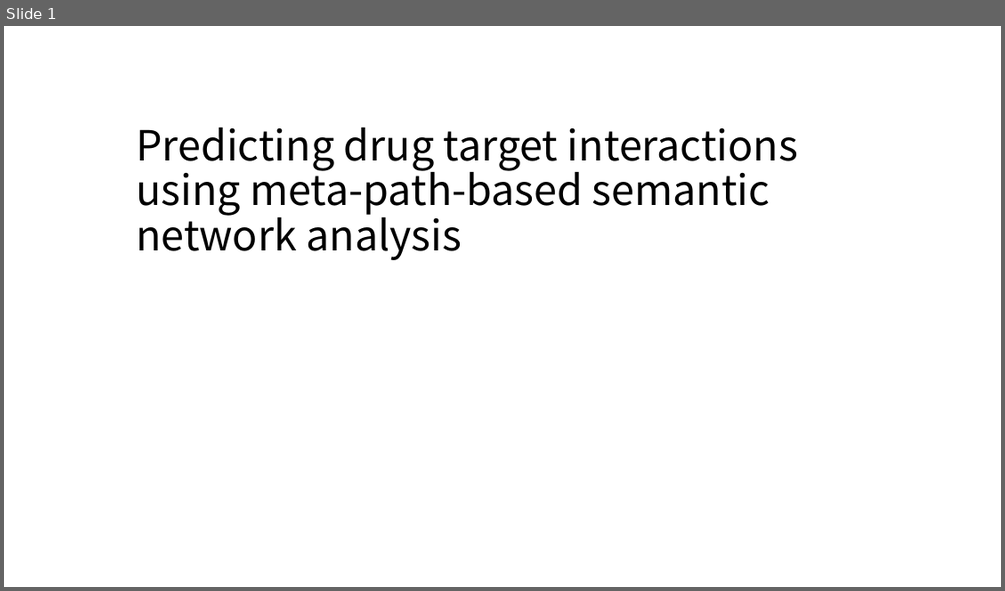
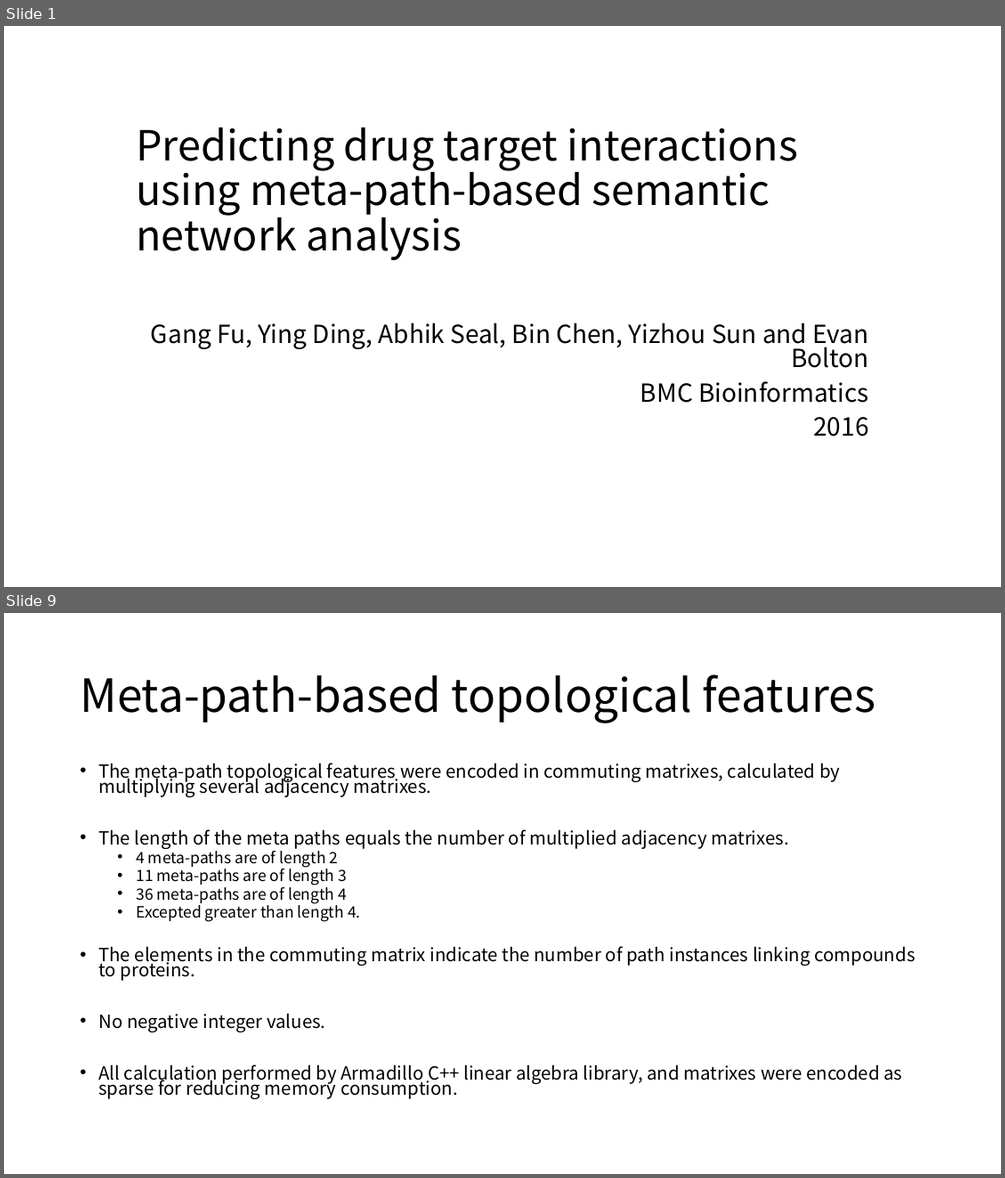
Before and after one commit to moklise/TIL, a slide deck: Review/BMCBioinfo_2016_Fu_predicting drug target using sementic network/Predicting drug target interactions using meta-path-based semantic network.pptx. Shown one above the other, each under a label of ours: slide 1 before the commit, slides 1 and 9 after it; the slides between them are not shown. The pictures are 1005x591 and 1005x1178 pixels, drawn with LibreOffice and Linux fonts; fonts in the diff are those of the drawing. Boxes give left, top, right and bottom in pixels: in the first picture for what was removed or moved away, otherwise in the second. Text is boxed around its words. In the diff, an @@ line names an element or a change of style, - is before the commit and + after.

```diff
--- a/Review/BMCBioinfo_2016_Fu_predicting drug target using sementic network/Predicting drug target interactions using meta-path-based semantic network.pptx
+++ b/Review/BMCBioinfo_2016_Fu_predicting drug target using sementic network/Predicting drug target interactions using meta-path-based semantic network.pptx
@@ slide 9 added at box(4, 613, 1001, 1174), background #FFFFFF @@
@@ title added at box(80, 674, 875, 723), 44 pt, text #000000 @@
+Meta-path-based topological features
@@ text added at box(98, 763, 914, 1099), 17.5 pt, text #000000 @@
+• The meta-path topological features were encoded in commuting matrixes, calculated by multiplying several adjacency matrixes.
+• The length of the meta paths equals the number of multiplied adjacency matrixes.
+  • 4 meta-paths are of length 2
+  • 11 meta-paths are of length 3
+  • 36 meta-paths are of length 4
+  • Excepted greater than length 4.
+• The elements in the commuting matrix indicate the number of path instances linking compounds to proteins.
+• No negative integer values.
+• All calculation performed by Armadillo C++ linear algebra library, and matrixes were encoded as sparse for reducing memory consumption.
@@ slide 1 changed as well @@
@@ subtitle added at box(151, 322, 869, 436), 24 pt, text #000000 @@
+Gang Fu, Ying Ding, Abhik Seal, Bin Chen, Yizhou Sun and Evan Bolton
+BMC Bioinformatics
+2016
```
Also in this commit, not shown: 19 other slides added.
